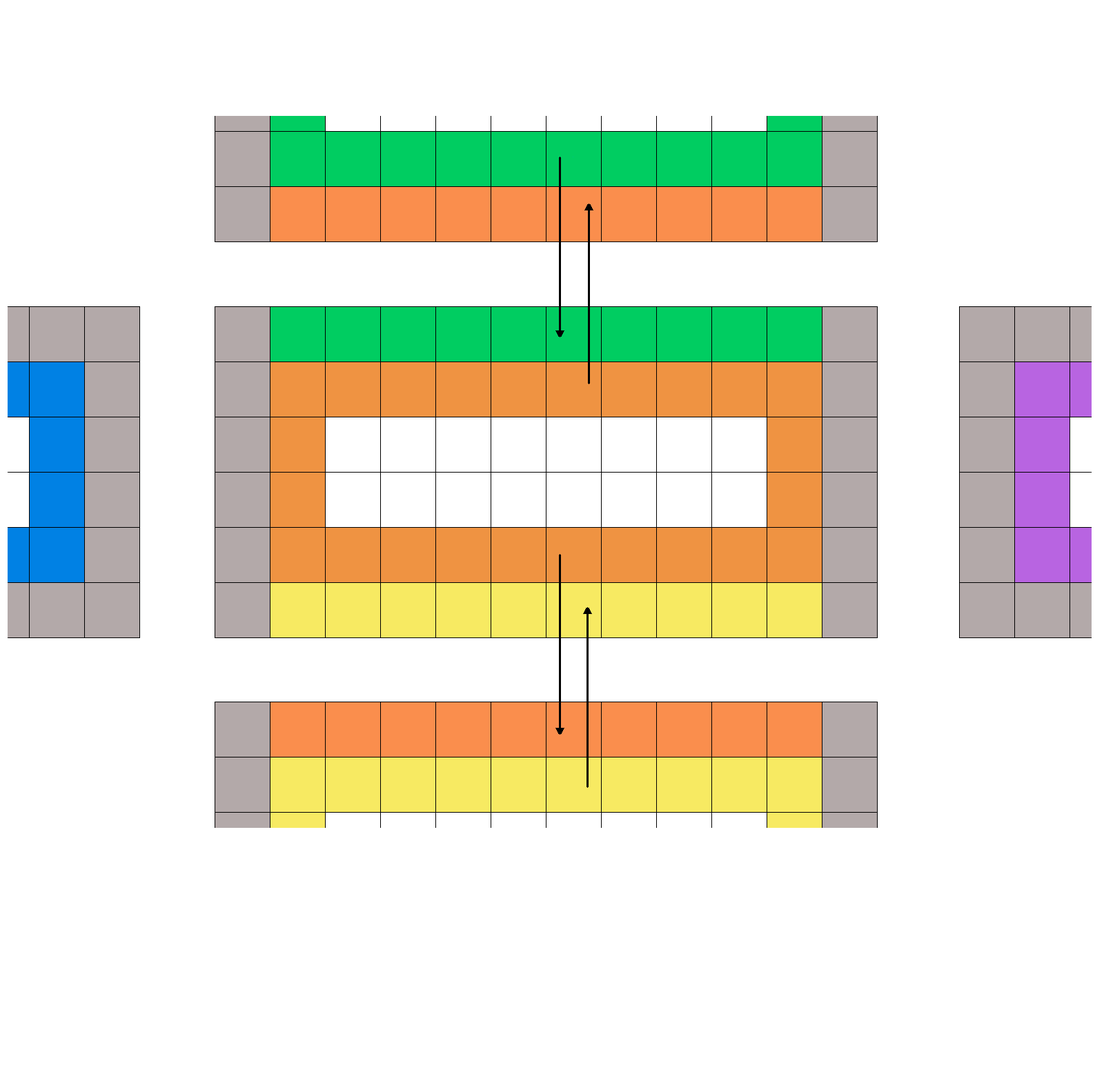
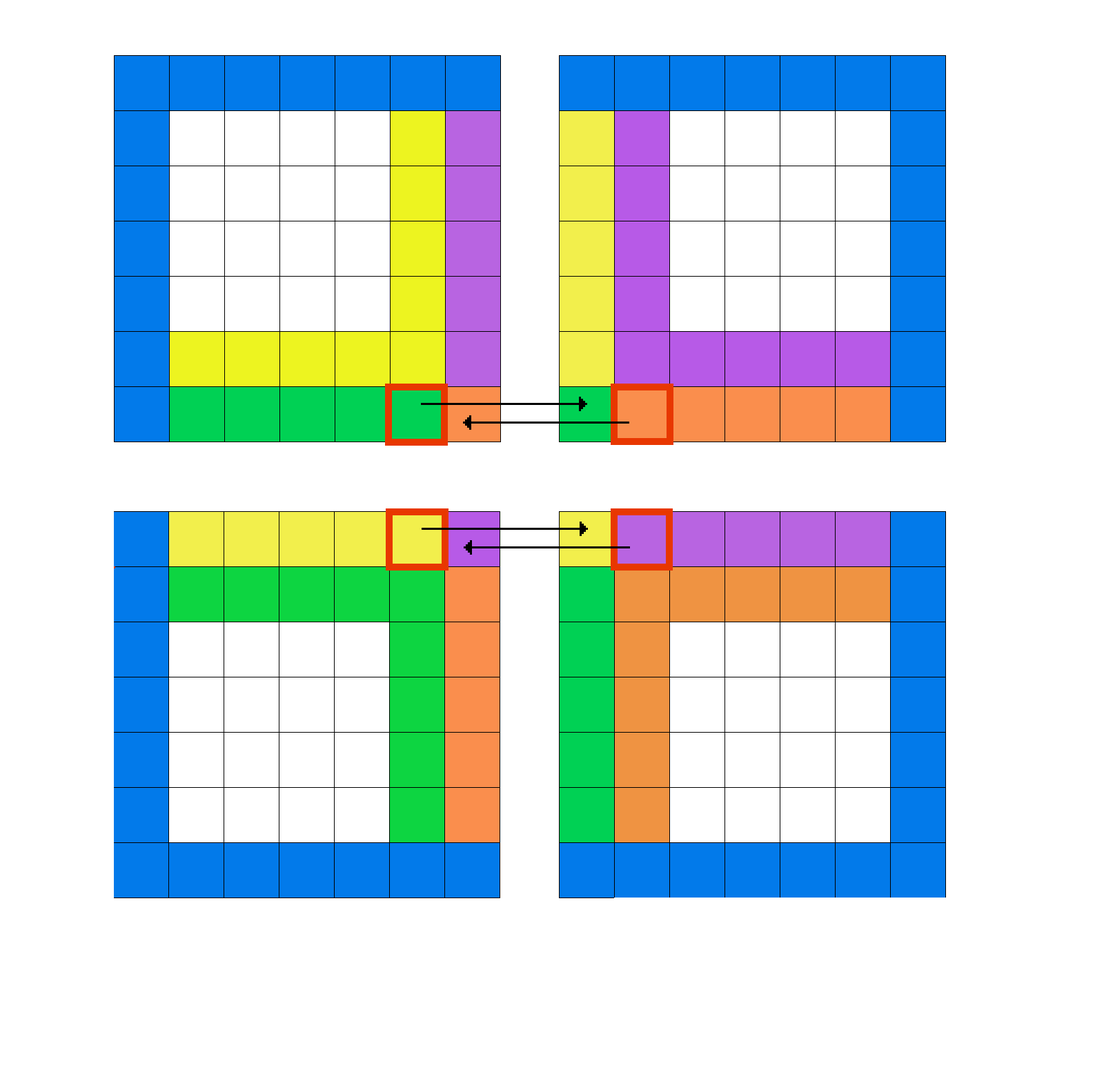
Layered file, before and after one edit (1104 x 1090). Changes by layer:
hid group "Layer Group #3" (4 layers) over box(267, 128, 826, 816)
painted on "Layer #6" over box(267, 524, 826, 762)
painted on "Layer #5" over box(267, 183, 826, 421)
painted on "Layer #1" over box(267, 128, 826, 190)
painted on "Layer #2" over box(267, 754, 826, 816)
hid "Pasted Layer #1" over box(7, 115, 1092, 828)
showed group "Layer Group" (8 layers) over box(113, 55, 946, 899)
added layer "Pasted Layer #9" in group "Layer Group" over box(384, 383, 674, 571)
added layer "Pasted Layer #8" in group "Layer Group" over box(445, 386, 615, 568)
added layer "Pasted Layer #7" in group "Layer Group" over box(113, 386, 946, 566)
added layer "Pasted Layer #5" in group "Layer Group" over box(445, 55, 615, 898)
painted on "communications" over box(113, 55, 946, 898)
showed group "Layer Group #1" (2 layers) over box(113, 55, 946, 899)
